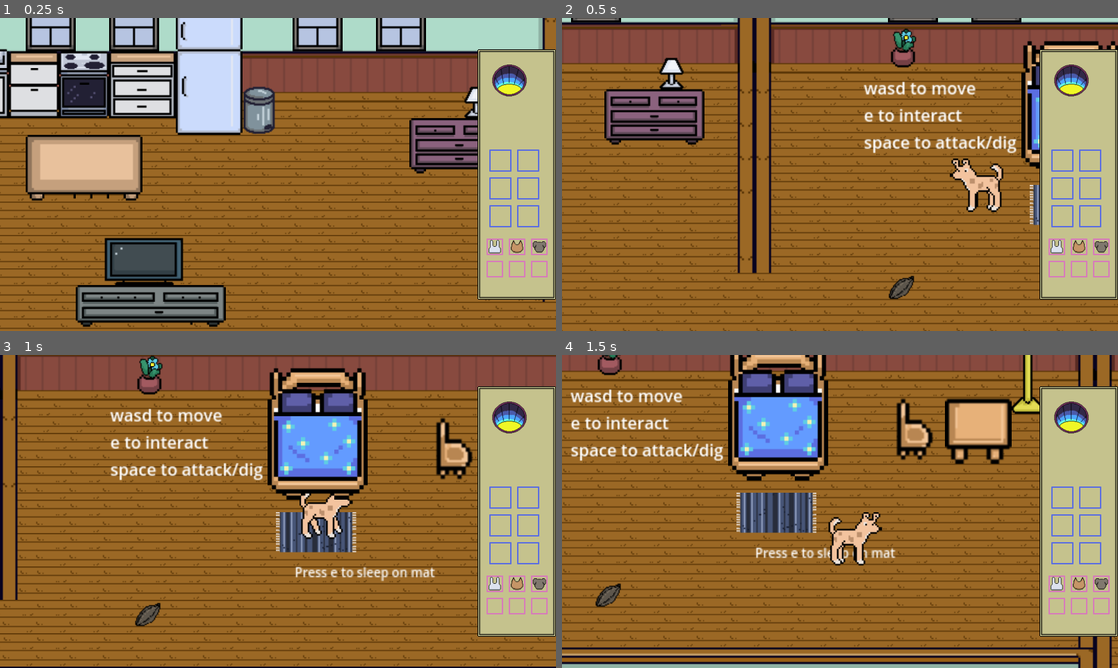
Above: before the commit, frames 1-4 (two rows, left to right).
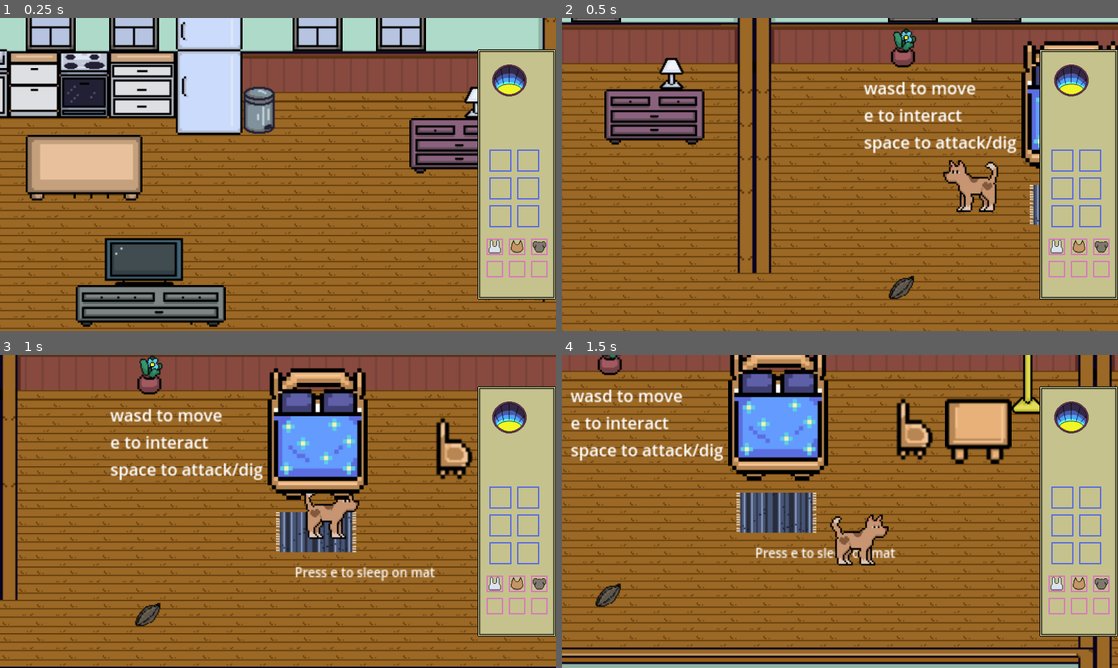
Above: after the commit, the same moments.

Repository: inkaonkala/AnimalRevolution
Game: Godot game, scene res://Scenes/Main.tscn
The game is run twice, just before and just after one commit, with the same random seed, the same clock (stepped at 60 frames per second) and the same inputs.
Inputs:
- Up to frame 1 (0.25 s): no input
- Up to frame 2 (0.5 s): no input
- Up to frame 3 (1 s): tap E (interact) at 0.5 s; hold D (move_right) from 0.53 s (still down); tap Space (attack) at 0.6 s
- Up to frame 4 (1.5 s): tap E (interact) at 1.25, 1.35 s; release D (move_right) at 1.28 s; hold S (move_down) from 1.28 s (still down)

Frame 1 is identical in both runs. In frame 2, 1.2% of the frame differs, in the area x 68-80%, y 44-62%; in frame 3, 1.0%; in frame 4, 1.2%.

Commit message:
player animations

Diff:
--- a/Scenes/player.tscn
+++ b/Scenes/player.tscn
@@ -1,26 +1,47 @@
-[gd_scene load_steps=8 format=3 uid="uid://b1phauu4lt1e8"]
+[gd_scene load_steps=12 format=3 uid="uid://b1phauu4lt1e8"]
 
 [ext_resource type="Script" uid="uid://c88tcoelsetil" path="res://Scripts/Player.gd" id="1_4flbx"]
-[ext_resource type="Texture2D" uid="uid://v7rtcfrel8xk" path="res://Assets/characters/dog2.png" id="2_onrkg"]
-[ext_resource type="Texture2D" uid="uid://doxpco62mn87e" path="res://Assets/characters/dog2_b.png" id="3_6t5aa"]
+[ext_resource type="Texture2D" uid="uid://255q601ny4q2" path="res://Assets/characters/player/idle1.png" id="2_fkybt"]
+[ext_resource type="Texture2D" uid="uid://biljbwqnin2si" path="res://Assets/characters/player/idle2.png" id="3_x3wgy"]
+[ext_resource type="Texture2D" uid="uid://dbumuetiptdb7" path="res://Assets/characters/player/idle3.png" id="4_3smsa"]
 [ext_resource type="AudioStream" uid="uid://dsopu101och0u" path="res://Assets/Sounds/dog_walk1.mp3" id="4_vgqql"]
+[ext_resource type="Texture2D" uid="uid://bqawfsv6immuk" path="res://Assets/characters/player/walk1.png" id="5_8erm5"]
+[ext_resource type="Texture2D" uid="uid://cxckiirnjwqaa" path="res://Assets/characters/player/walk2.png" id="6_f1ek2"]
+[ext_resource type="Texture2D" uid="uid://buk2g7x7byitw" path="res://Assets/characters/player/walk3.png" id="7_tx1dd"]
 
 [sub_resource type="SpriteFrames" id="SpriteFrames_vgqql"]
 animations = [{
 "frames": [{
-"duration": 2.51,
-"texture": ExtResource("2_onrkg")
+"duration": 2.61,
+"texture": ExtResource("2_fkybt")
+}, {
+"duration": 2.91,
+"texture": ExtResource("3_x3wgy")
+}, {
+"duration": 2.21,
+"texture": ExtResource("4_3smsa")
+}],
+"loop": true,
+"name": &"idle",
+"speed": 5.0
+}, {
+"frames": [{
+"duration": 1.0,
+"texture": ExtResource("5_8erm5")
 }, {
 "duration": 1.0,
-"texture": ExtResource("3_6t5aa")
+"texture": ExtResource("6_f1ek2")
+}, {
+"duration": 1.0,
+"texture": ExtResource("7_tx1dd")
 }],
 "loop": true,
-"name": &"default",
+"name": &"walk",
 "speed": 5.0
 }]
 
 [sub_resource type="RectangleShape2D" id="RectangleShape2D_i3pqv"]
-size = Vector2(37, 40)
+size = Vector2(40, 40)
 
 [sub_resource type="RectangleShape2D" id="RectangleShape2D_onrkg"]
 size = Vector2(29, 20)
@@ -34,10 +55,10 @@
 [node name="Sprite2D" type="AnimatedSprite2D" parent="."]
 scale = Vector2(0.8, 0.8)
 sprite_frames = SubResource("SpriteFrames_vgqql")
-frame_progress = 0.29798535
+animation = &"idle"
 
 [node name="CollisionShape2D" type="CollisionShape2D" parent="."]
-position = Vector2(3.5, 4)
+position = Vector2(-3, 4)
 shape = SubResource("RectangleShape2D_i3pqv")
 debug_color = Color(0.012692624, 0.0030203839, 0.018063545, 0.41960785)
 
Binary file added: Assets/characters/player/idle1.png
Not shown, added: Assets/characters/player/idle1.png.import
Binary file added: Assets/characters/player/idle2.png
Not shown, added: Assets/characters/player/idle2.png.import
Binary file added: Assets/characters/player/idle3.png
Not shown, added: Assets/characters/player/idle3.png.import
Binary file added: Assets/characters/player/walk1.png
Not shown, added: Assets/characters/player/walk1.png.import
Binary file added: Assets/characters/player/walk2.png
Not shown, added: Assets/characters/player/walk2.png.import
Binary file added: Assets/characters/player/walk3.png
Not shown, added: Assets/characters/player/walk3.png.import
(and 4 more such lines)
